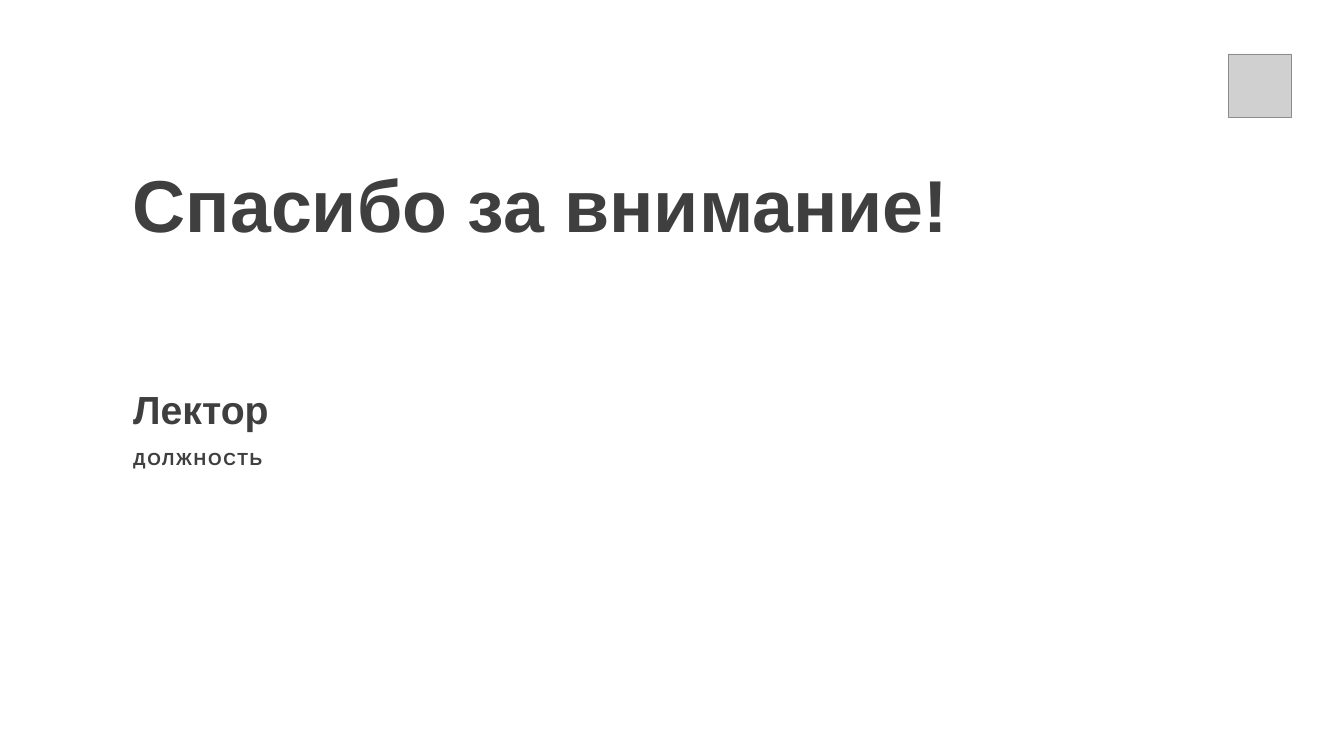
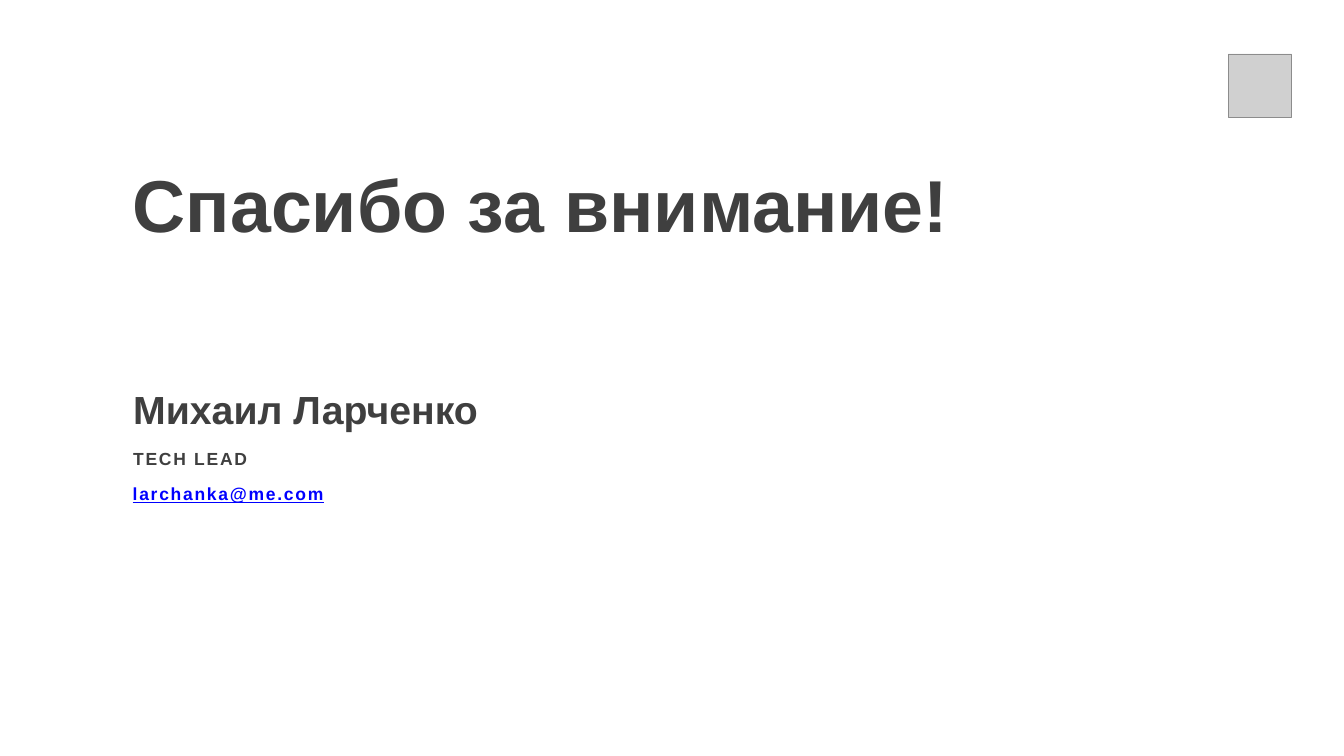
Before and after one commit to dustyo-O/netology-ajs7-ci2, a slide deck: slide 57 of power-point/3-object-props.pptx. Drawn at 1344x756 pixels with LibreOffice and Linux fonts; fonts in the diff are those of the drawing; grey boxes stand for pictures. Boxes give left, top, right and bottom in pixels: in the first picture for what was removed or moved away, otherwise in the second. Text is boxed around its words. In the diff, an @@ line names an element or a change of style, - is before the commit and + after.

Commit message:
Добавляет лектора в 5-ю лекцию и pdf

```diff
--- a/power-point/3-object-props.pptx
+++ b/power-point/3-object-props.pptx
@@ text at (133, 397, 477, 432): text changed @@
-Лектор
+Михаил Ларченко
@@ text at (133, 453, 247, 465): text changed @@
-ДОЛЖНОСТЬ
+TECH LEAD
@@ text added at (133, 487, 323, 503), 25 pt, text #0000FF, bold, underline @@
+larchanka@me.com
```
Also in this commit, not shown: 1 other slide changed, 1 slide added, 1 slide removed, 3 other files.
